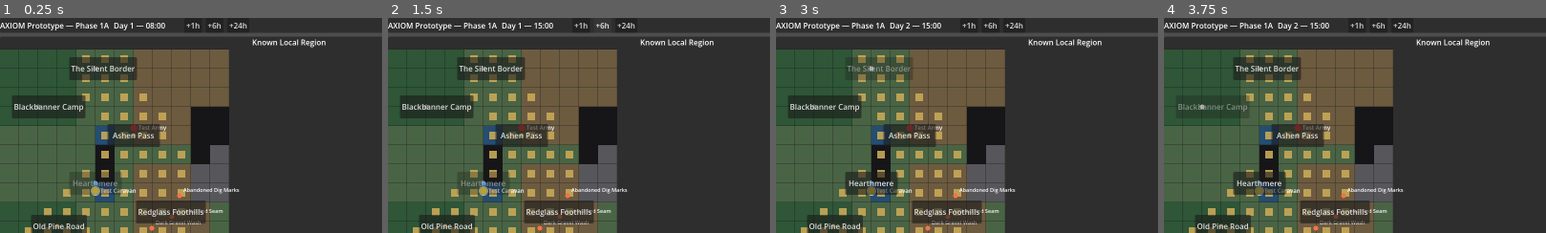
Above: before the commit, frames 1-4 (left to right).
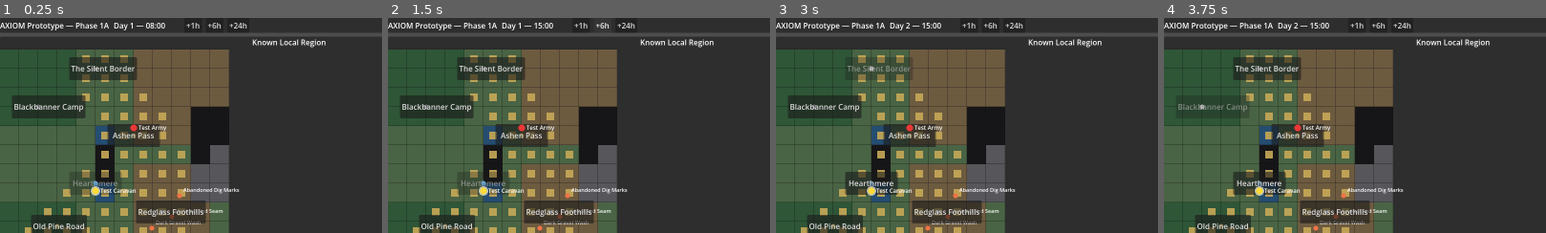
Above: after the commit, the same moments.

Repository: r3xj/axiom-prototype
Game: Godot game, scene res://scenes/Main.tscn
Same seed, same stepped clock (60 frames per second), same inputs: the game is played once before the commit and once after it.
Inputs:
- Up to frame 1 (0.25 s): no input
- Up to frame 2 (1.5 s): click "+1h" at 0.5 s; click "+6h" at 1.25 s
- Up to frame 3 (3 s): click "+24h" at 2 s; click "The Silent Border" at 2.75 s
- Up to frame 4 (3.75 s): click "Blackbanner Camp" at 3.5 s
The pictures show only the part of the screen within x 0-50%, y 0-50%; the shares and areas given below are measured in that part.

The runs differ from the first frame. In frame 1, 0.3% of the frame differs, in the area x 23-42%, y 49-83%; in frame 2, 0.3%; in frame 3, 0.3%; in frame 4, 0.3%.

Commit message:
Render strategic entities above POI buttons

Diff:
--- a/scripts/Main.gd
+++ b/scripts/Main.gd
@@ -23,6 +23,7 @@
 
 var region_buttons: Dictionary = {}
 var _map_canvas: MapCanvas
+var _entity_overlay: EntityOverlay
 
 
 func _ready() -> void:
@@ -53,6 +54,8 @@
 func _on_strategic_map_changed() -> void:
 	if _map_canvas:
 		_map_canvas.queue_redraw()
+	if _entity_overlay:
+		_entity_overlay.queue_redraw()
 	if map_debug_body:
 		_refresh_map_debug_panel()
 
@@ -149,7 +152,15 @@
 	map_content.add_child(canvas)
 	canvas.setup(self)
 
+	var entity_overlay := EntityOverlay.new()
+	entity_overlay.name = "EntityOverlay"
+	entity_overlay.mouse_filter = Control.MOUSE_FILTER_PASS
+	canvas.add_child(entity_overlay)
+	entity_overlay.set_anchors_preset(Control.PRESET_FULL_RECT)
+	entity_overlay.setup(self)
+
 	_map_canvas = canvas
+	_entity_overlay = entity_overlay
 
 
 func _build_side_panel(parent: Control) -> void:
@@ -938,6 +949,8 @@
 	_refresh_map_debug_panel()
 	if _map_canvas:
 		_map_canvas.queue_redraw()
+	if _entity_overlay:
+		_entity_overlay.queue_redraw()
 
 
 func _refresh_map_debug_panel() -> void:
@@ -980,9 +993,7 @@
 
 	func _draw() -> void:
 		_draw_terrain_grid()
-		_draw_current_path()
 		_draw_pois()
-		_draw_entities()
 
 
 	func _gui_input(event: InputEvent) -> void:
@@ -1036,19 +1047,6 @@
 				return Color(0.14, 0.32, 0.48, 0.88)
 			_:
 				return Color(0.30, 0.42, 0.28, 0.88)
-
-
-	func _draw_current_path() -> void:
-		if not StrategicMap.entities.has(StrategicMap.selected_entity_id):
-			return
-		var entity: Dictionary = StrategicMap.entities[StrategicMap.selected_entity_id]
-		var points: Array = entity["path_points"]
-		if points.size() < 2:
-			return
-		for i in range(points.size() - 1):
-			var a: Vector2 = points[i] as Vector2
-			var b: Vector2 = points[i + 1] as Vector2
-			draw_line(a, b, Color(0.95, 0.95, 0.2), 3.0)
 
 
 	func _draw_pois() -> void:
@@ -1068,6 +1066,81 @@
 			if poi_type == "prospect":
 				draw_string(font, pos + Vector2(8, -8), str(poi["display_name"]), HORIZONTAL_ALIGNMENT_LEFT, -1.0, 11)
 
+	func setup(main: Node) -> void:
+		_main = main
+		_region_buttons.clear()
+
+		for region_id in GameState.region_order:
+			var btn := Button.new()
+			btn.name = "RegionBtn_%s" % region_id
+			btn.custom_minimum_size = Vector2(110, 48)
+			btn.pressed.connect(main._select_region.bind(region_id))
+			add_child(btn)
+
+			var pos: Vector2 = StrategicMap.get_poi_world_position(region_id)
+			btn.position = pos - Vector2(55, 24)
+
+			_region_buttons[region_id] = btn
+
+	func refresh(selected_region_id: String) -> void:
+		for region_id in _region_buttons.keys():
+			var btn: Button = _region_buttons[region_id]
+			btn.disabled = (region_id == selected_region_id)
+
+			btn.text = GameState.regions[region_id]["name"]
+
+		queue_redraw()
+
+
+class EntityOverlay extends Control:
+	const ENTITY_HIT_RADIUS: float = 12.0
+
+	var _main: Node
+
+	func setup(main: Node) -> void:
+		_main = main
+
+
+	func _has_point(point: Vector2) -> bool:
+		return not _get_entity_at_position(point).is_empty()
+
+
+	func _draw() -> void:
+		_draw_current_path()
+		_draw_entities()
+
+
+	func _gui_input(event: InputEvent) -> void:
+		var mouse_button := event as InputEventMouseButton
+		if mouse_button == null:
+			return
+		if not mouse_button.pressed or mouse_button.button_index != MOUSE_BUTTON_LEFT:
+			return
+
+		var entity_id: String = _get_entity_at_position(mouse_button.position)
+		if entity_id.is_empty():
+			return
+
+		StrategicMap.select_entity(entity_id)
+		EventBus.add_event("[DEBUG] Selected strategic entity: %s." % entity_id)
+		if _main:
+			_main._refresh_map_debug_panel()
+		get_viewport().set_input_as_handled()
+		queue_redraw()
+
+
+	func _draw_current_path() -> void:
+		if not StrategicMap.entities.has(StrategicMap.selected_entity_id):
+			return
+		var entity: Dictionary = StrategicMap.entities[StrategicMap.selected_entity_id]
+		var points: Array = entity["path_points"]
+		if points.size() < 2:
+			return
+		for i in range(points.size() - 1):
+			var a: Vector2 = points[i] as Vector2
+			var b: Vector2 = points[i + 1] as Vector2
+			draw_line(a, b, Color(0.95, 0.95, 0.2), 3.0)
+
 
 	func _draw_entities() -> void:
 		var font: Font = get_theme_default_font()
@@ -1083,27 +1156,15 @@
 			draw_circle(pos, 7.0, color)
 			draw_string(font, pos + Vector2(10, 4), str(entity["display_name"]), HORIZONTAL_ALIGNMENT_LEFT, -1.0, 12)
 
-	func setup(main: Node) -> void:
-		_main = main
-		_region_buttons.clear()
-
-		for region_id in GameState.region_order:
-			var btn := Button.new()
-			btn.name = "RegionBtn_%s" % region_id
-			btn.custom_minimum_size = Vector2(110, 48)
-			btn.pressed.connect(main._select_region.bind(region_id))
-			add_child(btn)
-
-			var pos: Vector2 = StrategicMap.get_poi_world_position(region_id)
-			btn.position = pos - Vector2(55, 24)
-
-			_region_buttons[region_id] = btn
-
-	func refresh(selected_region_id: String) -> void:
-		for region_id in _region_buttons.keys():
-			var btn: Button = _region_buttons[region_id]
-			btn.disabled = (region_id == selected_region_id)
-
-			btn.text = GameState.regions[region_id]["name"]
-
-		queue_redraw()
+
+	func _get_entity_at_position(world_position: Vector2) -> String:
+		var best_entity_id: String = ""
+		var best_distance: float = ENTITY_HIT_RADIUS
+		for entity_id in StrategicMap.entities.keys():
+			var entity: Dictionary = StrategicMap.entities[entity_id]
+			var entity_position: Vector2 = entity["world_position"] as Vector2
+			var distance: float = world_position.distance_to(entity_position)
+			if distance <= best_distance:
+				best_distance = distance
+				best_entity_id = str(entity_id)
+		return best_entity_id
